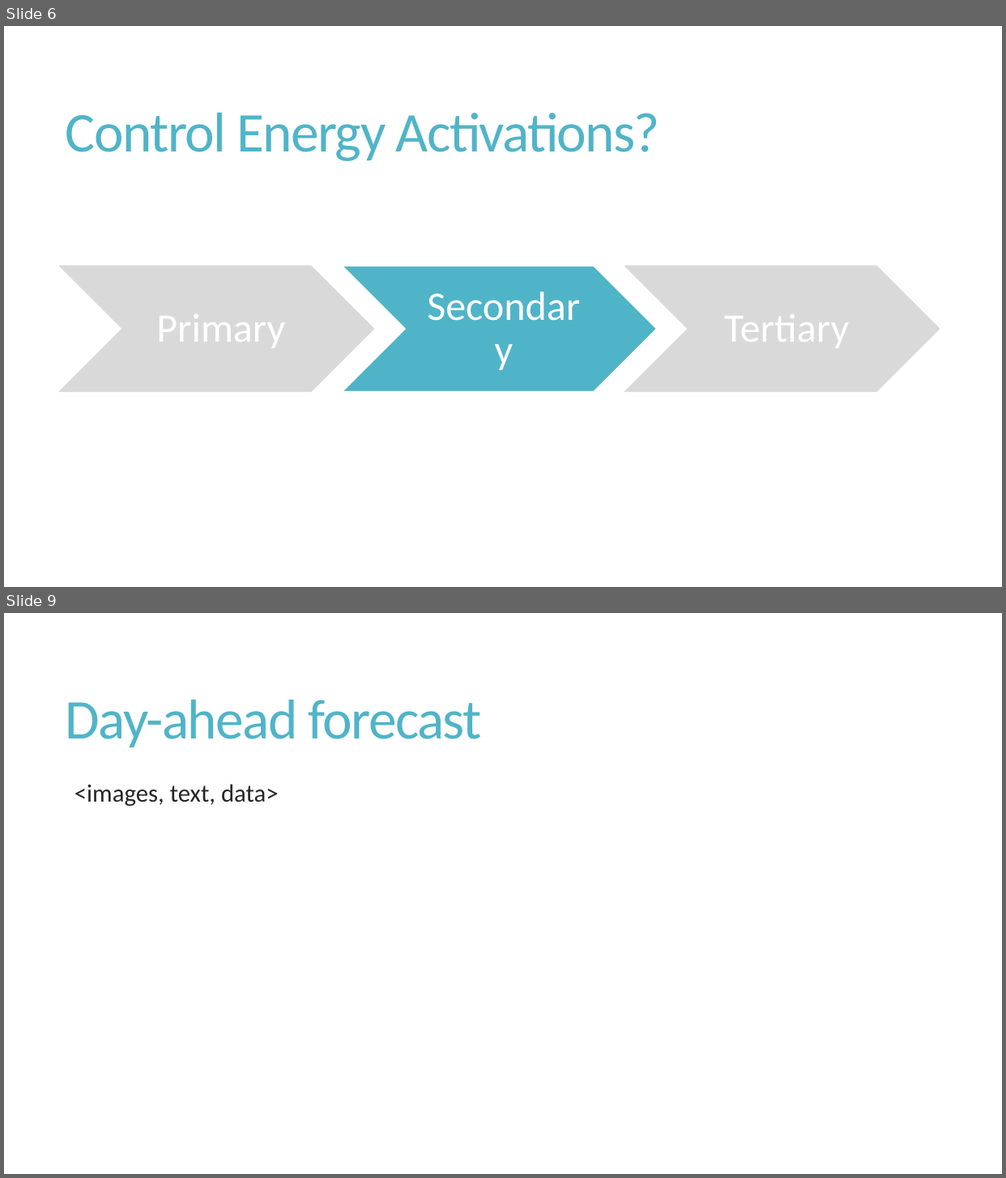
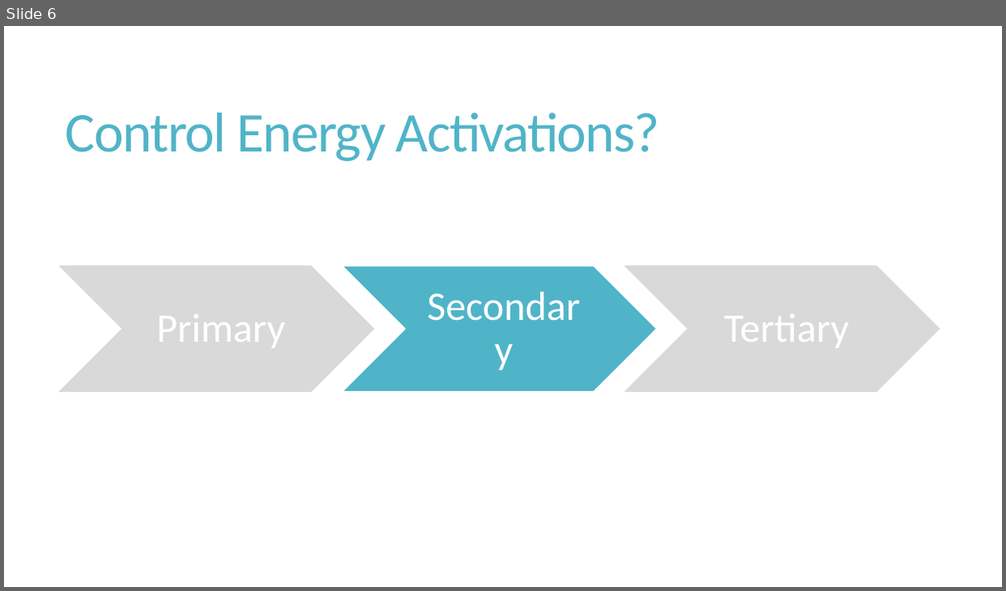
Before and after one commit to v4rp1ng/EDHD_2024_BKW_Predicting_aFRR_Volumes, a slide deck: Predicting Control Energy Volumes for Grid Stability.pptx. Shown one above the other, each under a label of ours: slides 6 and 9 before the commit, slide 6 after it; the slides between them are not shown. The pictures are 1006x1178 and 1006x591 pixels, drawn with LibreOffice and Linux fonts; fonts in the diff are those of the drawing. Boxes give left, top, right and bottom in pixels: in the first picture for what was removed or moved away, otherwise in the second. Text is boxed around its words. In the diff, an @@ line names an element or a change of style, - is before the commit and + after.

```diff
--- a/Predicting Control Energy Volumes for Grid Stability.pptx
+++ b/Predicting Control Energy Volumes for Grid Stability.pptx
@@ slide 9 removed at bbox=[4, 613, 1002, 1174], background #FFFFFF @@
@@ title removed at bbox=[66, 700, 482, 747] @@
-Day-ahead forecast
@@ text removed at bbox=[74, 784, 279, 807] @@
-  <images, text, data>
```
Also in this commit, not shown: 5 slides changed, 9 slides added, 3 other slides removed.
